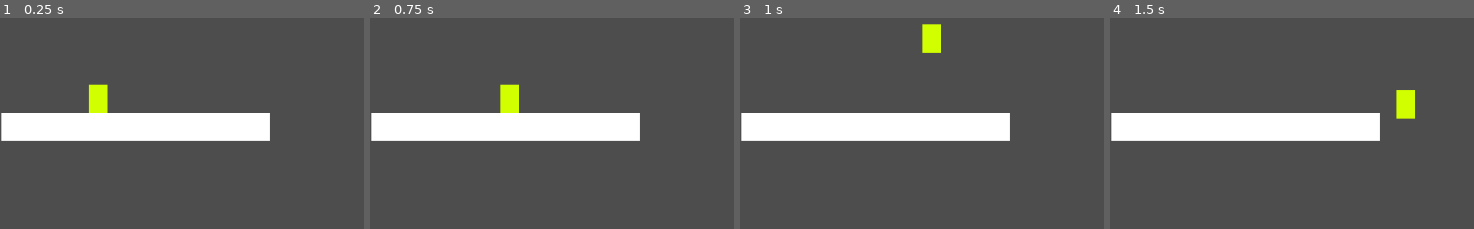
Above: before the commit, frames 1-4 (left to right).
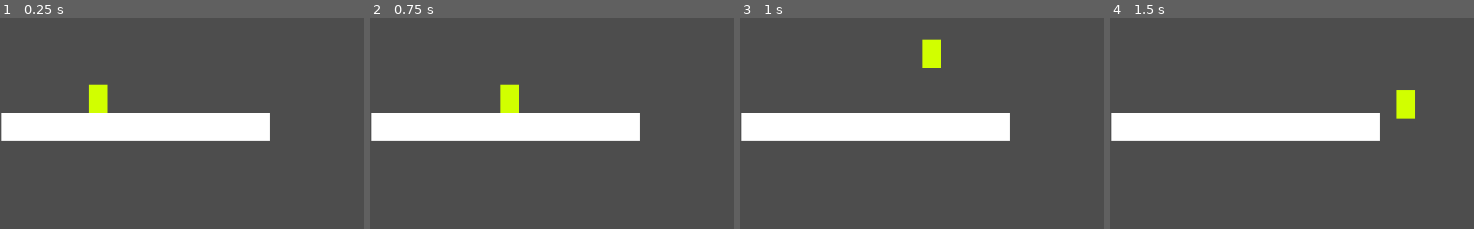
Above: after the commit, the same moments.

Repository: JamesJamesJamesJamesJamesJames/mining-game
Game: Godot game, scene res://Scenes/game.tscn
Two runs of this game, one before a commit and one after it. Both use one fixed random seed, a clock stepped at 60 frames per second and the inputs below.
Inputs:
- Up to frame 1 (0.25 s): no input
- Up to frame 2 (0.75 s): tap Enter at 0.5 s; hold D (move_right) from 0.53 s (still down)
- Up to frame 3 (1 s): keep holding D (move_right); tap W (jump) at 0.77 s
- Up to frame 4 (1.5 s): keep holding D (move_right)

Frames 1-2 are identical in both runs. In frame 3, 0.8% of the frame differs, in the area x 50-56%, y 2-24%; in frame 4, nothing differs.

Commit message:
Fixed movement bug

Diff:
--- a/Scenes/Units/Player/player.tscn
+++ b/Scenes/Units/Player/player.tscn
@@ -1,7 +1,7 @@
 [gd_scene load_steps=4 format=3 uid="uid://cqgiftq6g2ds8"]
 
 [ext_resource type="Script" uid="uid://ln88wf0483sj" path="res://Scenes/Units/Player/player.gd" id="1_ek1gq"]
-[ext_resource type="PackedScene" uid="uid://q1y4j65w1wsi" path="res://Scenes/Units/Player/PlayerMovement.tscn" id="2_rgljp"]
+[ext_resource type="Script" uid="uid://clyjwb21aij2j" path="res://Scenes/Units/Player/player_movement.gd" id="2_rgljp"]
 
 [sub_resource type="RectangleShape2D" id="RectangleShape2D_u8vuu"]
 size = Vector2(27, 41)
@@ -18,7 +18,8 @@
 position = Vector2(13.5, 20.5)
 shape = SubResource("RectangleShape2D_u8vuu")
 
-[node name="PlayerMovement" parent="." node_paths=PackedStringArray("player") instance=ExtResource("2_rgljp")]
+[node name="PlayerMovement" type="Node" parent="." node_paths=PackedStringArray("player")]
+script = ExtResource("2_rgljp")
 player = NodePath("..")
 SPEED = 300
-JUMP_VEL = 700
+JUMP_VEL = 600
--- a/Scenes/Units/Player/player_movement.gd
+++ b/Scenes/Units/Player/player_movement.gd
@@ -1,4 +1,4 @@
-extends Node2D
+extends Node
 
 @export var player: CharacterBody2D
 @export_category("Constants")
@@ -12,6 +12,12 @@
 var GRAVITY = ProjectSettings.get_setting("physics/2d/default_gravity")
 
 func _physics_process(delta: float) -> void:
+	if !enable:
+		if !player.is_on_floor():
+			player.velocity.y += GRAVITY * delta * GRAVITY_MOD
+		player.move_and_slide()
+		return
+
 	if Input.is_action_pressed("move_left"):
 		player.velocity.x = -SPEED
 	elif Input.is_action_pressed("move_right"):
@@ -24,5 +30,4 @@
 		player.velocity.y = -JUMP_VEL
 	else:
 		player.velocity.y = 0
-	if enable:
-		player.move_and_slide()
+	player.move_and_slide()
Not shown: 1 places in Scenes/Units/Player/PlayerMovement.tscn that only renumber resources
